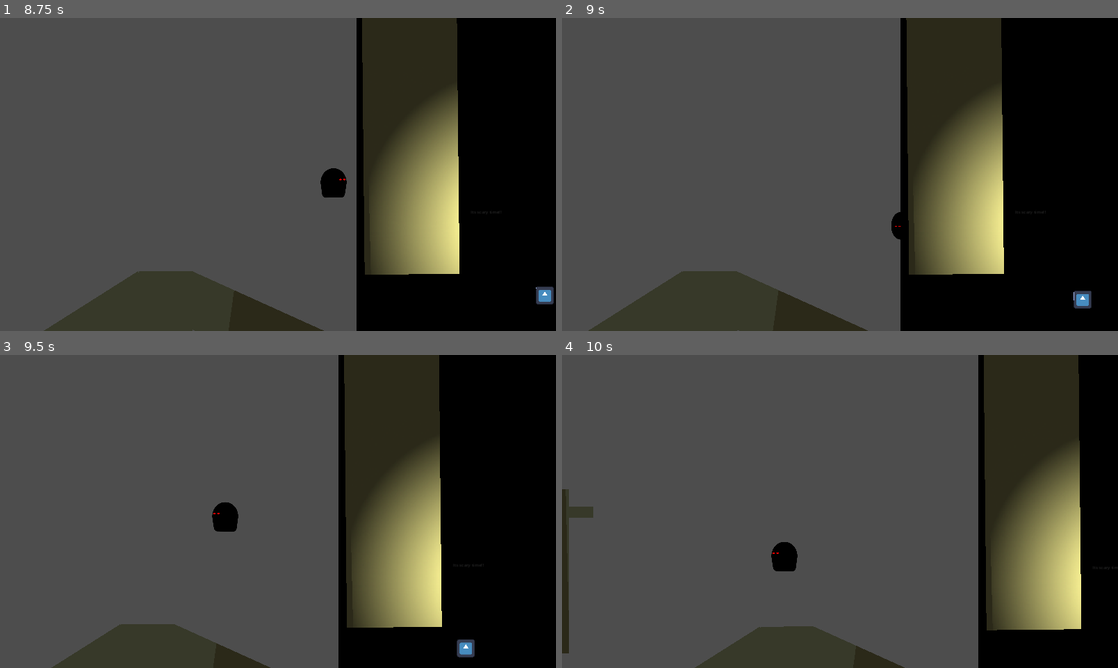
Above: before the commit, frames 1-4 (two rows, left to right).
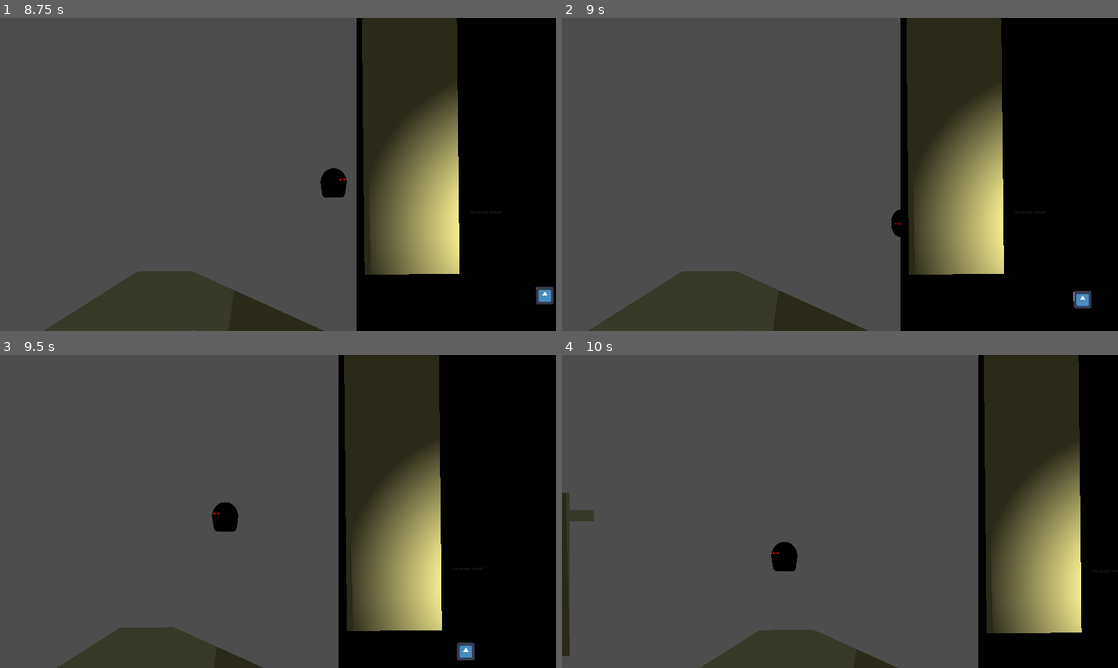
Above: after the commit, the same moments.

Repository: atiixx/piratesoftware_gamejam15
Game: Godot game, scene res://scenes/test_area.tscn
Same seed, same stepped clock (60 frames per second), same inputs: the game is played once before the commit and once after it. The engine's default icon, where the game draws it, is replaced by a stand-in: a white triangle on a blue panel in a dark square.
Inputs (mouse positions are in pixels of both pictures, inside the frame that each line leads up to):
- Up to frame 1 (8.75 s): tap Enter at 0.5 s; move the mouse to (400, 158) at 0.52 s; hold D (right) 0.53-2.03 s; tap Space (jump) at 0.6, 0.77, 1.07, 1.52, 1.55, 1.82, 2.1, 3.02, 3.05, 3.32, 3.6, 3.77, 4.07, 4.52, 4.55, 4.82, 5.1, 6.02, 6.05, 6.32, 6.6, 6.77, 7.07, 7.52, 7.55, 7.82, 8.1 s; move the mouse to (166, 190) at 1.27 s; click (166, 190) at 1.35 s; move the mouse to (333, 105) at 2.02 s; hold A (left) 2.03-2.78 s; move the mouse to (250, 237) at 2.77 s; hold D (right) 2.78-4.28 s; click (250, 237) at 2.85 s; move the mouse to (444, 221) at 3.52 s; move the mouse to (111, 127) at 4.27 s; hold A (left) 4.28-5.03 s; click (111, 127) at 4.35 s; move the mouse to (305, 174) at 5.02 s; hold D (right) 5.03-5.78 s; move the mouse to (194, 96) at 5.77 s; hold A (left) 5.78-7.28 s; click (194, 96) at 5.85 s; move the mouse to (400, 158) at 6.52 s; move the mouse to (166, 190) at 7.27 s; hold D (right) from 7.28 s (still down); click (166, 190) at 7.35 s; move the mouse to (333, 105) at 8.02 s
- Up to frame 2 (9 s): keep holding D (right); move the mouse to (812, 237) at 8.77 s; click (812, 237) at 8.85 s
- Up to frame 3 (9.5 s): keep holding D (right); tap Space (jump) at 9.02, 9.05, 9.32 s
- Up to frame 4 (10 s): move the mouse to (1006, 558) at 9.52 s; release D (right) at 9.53 s; hold A (left) from 9.53 s (still down); tap Space (jump) at 9.6, 9.77 s

Frame 1 is identical in both runs. In frame 2, less than 0.1% of the frame differs, in the area x 11-94%, y 0-93%; in frame 3, 0.7%; in frame 4, 0.8%, in the area x 0-99%, y 2-100%.
Error in both runs: Invalid assignment of property or key 'state_machine' with value of type 'Node (ModeStateMachine)' on a base object of type 'Node (BasicModeState.gd)'. (res://…

Commit message:
fix: fixed walljump

Diff:
--- a/levels/level_1.tscn
+++ b/levels/level_1.tscn
@@ -44,45 +44,45 @@
 [node name="Map" type="Node" parent="."]
 
 [node name="Polygon2D2" parent="Map" instance=ExtResource("1_5qvht")]
-material = SubResource("ShaderMaterial_mbc4p")
+material = SubResource("ShaderMaterial_df2rx")
 position = Vector2(0, -203)
 polygon = PackedVector2Array(-68, -753, 2707, -730, 2733, 520, 2444, 520, 2124, 386, 2116.02, 268.142, -89, 276)
 vertex_colors = PackedColorArray(0.151555, 0.141411, 0, 1, 0.851335, 0.144242, 0, 1, 0.857211, 0.849858, 0, 1, 0.401507, 0.990203, 0, 1, 0.0933278, 0.790891, 0, 1, 0.159249, 0.865908, 0, 1, 0.143482, 0.850564, 0, 1)
 
 [node name="Plattform" parent="Map" instance=ExtResource("1_5qvht")]
-material = SubResource("ShaderMaterial_a5hi1")
+material = SubResource("ShaderMaterial_01tbq")
 position = Vector2(1212, 1012)
 polygon = PackedVector2Array(-150, -40, 150, -40, 150, 40, -150, 40)
 vertex_colors = PackedColorArray(0.146447, 0.146447, 0, 1, 0.853553, 0.146447, 0, 1, 0.853553, 0.853553, 0, 1, 0.146447, 0.853553, 0, 1)
 
 [node name="Plattform4" parent="Map" instance=ExtResource("1_5qvht")]
-material = SubResource("ShaderMaterial_n64n2")
+material = SubResource("ShaderMaterial_gan8r")
 position = Vector2(1594, 849)
 polygon = PackedVector2Array(-150, -40, 150, -40, 150, 40, -150, 40)
 vertex_colors = PackedColorArray(0.146447, 0.146447, 0, 1, 0.853553, 0.146447, 0, 1, 0.853553, 0.853553, 0, 1, 0.146447, 0.853553, 0, 1)
 
 [node name="Plattform5" parent="Map" instance=ExtResource("1_5qvht")]
-material = SubResource("ShaderMaterial_aj1a4")
+material = SubResource("ShaderMaterial_y7pxm")
 position = Vector2(1594, 849)
 polygon = PackedVector2Array(-150, -40, 150, -40, 150, 40, -150, 40)
 vertex_colors = PackedColorArray(0.146447, 0.146447, 0, 1, 0.853553, 0.146447, 0, 1, 0.853553, 0.853553, 0, 1, 0.146447, 0.853553, 0, 1)
 
 [node name="Plattform3" parent="Map" instance=ExtResource("1_5qvht")]
-material = SubResource("ShaderMaterial_c4ap7")
+material = SubResource("ShaderMaterial_3tsfu")
 position = Vector2(2034, 671)
 polygon = PackedVector2Array(-150, -40, 150, -40, 150, 40, -150, 40)
 vertex_colors = PackedColorArray(0.146447, 0.146447, 0, 1, 0.853553, 0.146447, 0, 1, 0.853553, 0.853553, 0, 1, 0.146447, 0.853553, 0, 1)
 
 [node name="Polygon2D" parent="Map" instance=ExtResource("1_5qvht")]
-material = SubResource("ShaderMaterial_1nhnp")
+material = SubResource("ShaderMaterial_00qca")
 polygon = PackedVector2Array(-1865, -782, -67, -754, -53, 1021, 917, 1017, 919, 1141, 1345, 1359, 2336, 1353, 2344, 528, 2989, 492, 2989, -277, 10523, -355, 10510, 3150, -2161, 3078)
 vertex_colors = PackedColorArray(0.163098, 0.130545, 0, 1, 0.854909, 0.147808, 0, 1, 0.851424, 0.14433, 0, 1, 0.849955, …(250 unchanged characters)…
 
 [node name="Polygon2D3" parent="Map" instance=ExtResource("1_5qvht")]
-material = SubResource("ShaderMaterial_5neoh")
+material = SubResource("ShaderMaterial_c3rij")
 polygon = PackedVector2Array(3974, -2565, 10318, -2606, 10318, -756, 9517, -776, 9524, -2189, 4411, -2148, 4438, -514, 3779, -507, 3745, -2606)
 vertex_colors = PackedColorArray(0.542623, 0.00182003, 0, 1, 0.852409, 0.145306, 0, 1, 0.849113, 0.857939, 0, 1, 0.141198, 0.848225, 0, 1, 0.146989, 0.854095, 0, 1, 0.857865, 0.849189, 0, 1, 0.858319, 0.848723, 0, 1, 0.151219, 0.858262, 0, 1, 0.176015, 0.119167, 0, 1)
 
 [node name="Player" parent="." instance=ExtResource("3_b6xq5")]
-position = Vector2(40, 867)
+position = Vector2(2711, 408)
 jump_speed = -700.0
--- a/scenes/player/player.tscn
+++ b/scenes/player/player.tscn
@@ -612,7 +612,7 @@
 [node name="Sprite2D" type="Sprite2D" parent="."]
 position = Vector2(0, -2)
 scale = Vector2(0.24, 0.24)
-texture = ExtResource("2_glryq")
+texture = ExtResource("4_3quwx")
 
 [node name="AttackSprite2D" type="Sprite2D" parent="Sprite2D"]
 visible = false
@@ -700,18 +700,18 @@
 
 [node name="LUpWallDetection" type="RayCast2D" parent="Raycasts"]
 position = Vector2(0, -30)
-target_position = Vector2(-51, 0)
+target_position = Vector2(-55, 0)
 
 [node name="RUpWallDetection" type="RayCast2D" parent="Raycasts"]
 position = Vector2(0, -30)
-target_position = Vector2(51, 0)
+target_position = Vector2(55, 0)
 
 [node name="LDownWallDetection" type="RayCast2D" parent="Raycasts"]
 position = Vector2(0, 30)
-target_position = Vector2(-51, 0)
+target_position = Vector2(-55, 0)
 
 [node name="RDownWallDetection" type="RayCast2D" parent="Raycasts"]
 position = Vector2(0, 30)
-target_position = Vector2(51, 0)
+target_position = Vector2(55, 0)
 
 [connection signal="timeout" from="AttackCooldown" to="." method="_on_cd_timer_timeout"]
--- a/scenes/terrain/polygon_terrain.tscn
+++ b/scenes/terrain/polygon_terrain.tscn
@@ -4,14 +4,12 @@
 [ext_resource type="Shader" path="res://shaders/terrain/polygon_terrain.gdshader" id="2_jg5os"]
 [ext_resource type="Shader" path="res://shaders/terrain/polygon_inside.gdshader" id="2_x36is"]
 
-
-[sub_resource type="ShaderMaterial" id="ShaderMaterial_nvah5"]
+[sub_resource type="ShaderMaterial" id="ShaderMaterial_unmrf"]
 shader = ExtResource("2_x36is")
 shader_parameter/color = null
 shader_parameter/highlight_color = null
 
-
-[sub_resource type="ShaderMaterial" id="ShaderMaterial_vtaor"]
+[sub_resource type="ShaderMaterial" id="ShaderMaterial_jxiy7"]
 shader = ExtResource("2_jg5os")
 shader_parameter/color = null
 shader_parameter/highlight_color = null
--- a/scenes/test_area.tscn
+++ b/scenes/test_area.tscn
@@ -1,9 +1,8 @@
-[gd_scene load_steps=14 format=3 uid="uid://dwnqr56buo87y"]
+[gd_scene load_steps=13 format=3 uid="uid://dwnqr56buo87y"]
 
 [ext_resource type="Texture2D" uid="uid://clhkxk2kg33i3" path="res://art/2d_lights_and_shadows_neutral_point_light.webp" id="1_mdrwf"]
 [ext_resource type="PackedScene" uid="uid://6n2wgches1ia" path="res://scenes/player/player.tscn" id="1_vnexx"]
 [ext_resource type="Texture2D" uid="uid://dorrmsbd0vg42" path="res://icon.svg" id="2_dl6bu"]
-[ext_resource type="AudioStream" uid="uid://dyncm577jbe4u" path="res://music/OrganTest2.wav" id="4_j6lto"]
 
 [sub_resource type="QuadMesh" id="QuadMesh_uqggf"]
 
@@ -289,9 +288,3 @@
 
 [node name="Player" parent="." instance=ExtResource("1_vnexx")]
 position = Vector2(2402, 504)
-jump_speed = -1000.0
-
-[node name="AudioStreamPlayer" type="AudioStreamPlayer" parent="."]
-stream = ExtResource("4_j6lto")
-volume_db = -12.504
-autoplay = true
--- a/scripts/states/characters/player/PlayerJumpState.gd
+++ b/scripts/states/characters/player/PlayerJumpState.gd
@@ -48,7 +48,7 @@
 # Virtual function. Called by the state machine before changing the active state. Use this function
 # to clean up the state.
 func exit() -> void:
-	var jumped = false
+	jumped = false
 	player.wall_dash = false
 
 func check_for_transition():
@@ -58,6 +58,6 @@
 	if((Input.is_action_just_pressed("left") or Input.is_action_just_pressed("right")) and player.is_on_floor() and !player.is_on_wall()):
 		state_machine.transition_to("Walking")
 		player.anim_tree_playback.travel("Walk")
-	if(player.velocity.x == 0 and get_wall_press_state() != Enums.WALL_DIRECTION.NONE):
+	if(get_wall_press_state() != Enums.WALL_DIRECTION.NONE):
 		state_machine.transition_to("Wall")
 		player.anim_tree_playback.travel("Wall")
--- a/scripts/states/characters/player/PlayerState.gd
+++ b/scripts/states/characters/player/PlayerState.gd
@@ -73,10 +73,12 @@
 func get_wall_press_state():
 	var direction = Input.get_axis("left", "right")
 	if player.l_up_wall_raycast.is_colliding() and player.l_down_wall_raycast.is_colliding():
-		if direction < 0:
+		var normal = player.l_up_wall_raycast.get_collision_normal()
+		if direction < 0 and player.velocity.x <= 0:
 			return Enums.WALL_DIRECTION.LEFT
 	elif player.r_up_wall_raycast.is_colliding() and player.r_down_wall_raycast.is_colliding():
-		if direction > 0:
+		var normal = player.r_up_wall_raycast.get_collision_normal()
+		if direction > 0 and player.velocity.x >= 0:
 			return Enums.WALL_DIRECTION.RIGHT
 
 	return Enums.WALL_DIRECTION.NONE
--- a/scripts/states/characters/player/PlayerWallState.gd
+++ b/scripts/states/characters/player/PlayerWallState.gd
@@ -25,6 +25,7 @@
 # is a dictionary with arbitrary data the state can use to initialize itself.
 func enter(_msg := {}) -> void:
 	print(name)
+	player.wall_dash = false
 	player.can_attack = false
 	#Check where the wall is
 	match get_wall_press_state():
Not shown: 1 places in levels/level_1.tscn that only renumber resources
Not shown: 2 places in scenes/terrain/polygon_terrain.tscn that only renumber resources
Not shown: 2 places in scenes/test_arena_2.tscn that only renumber resources
